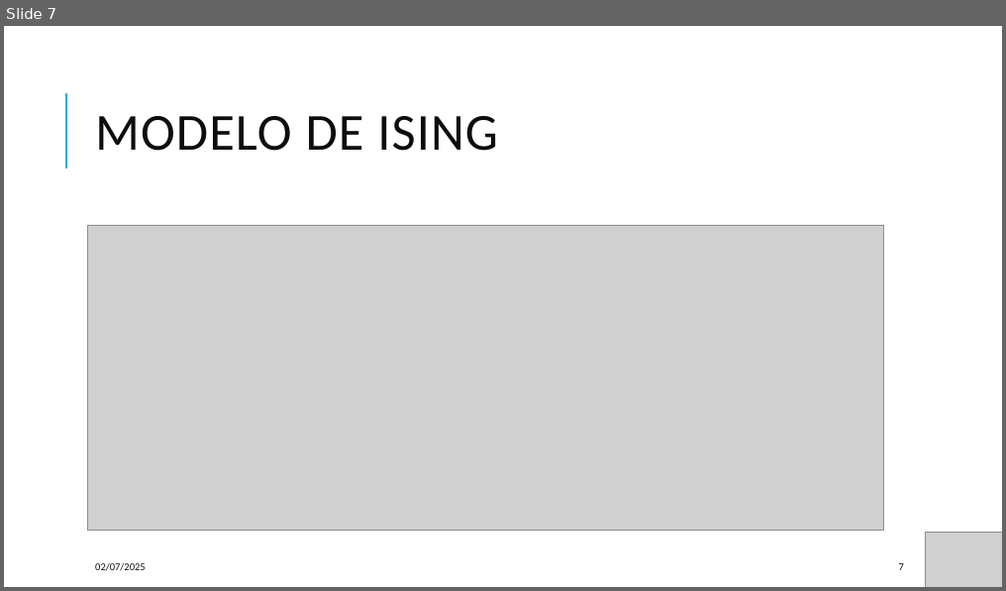
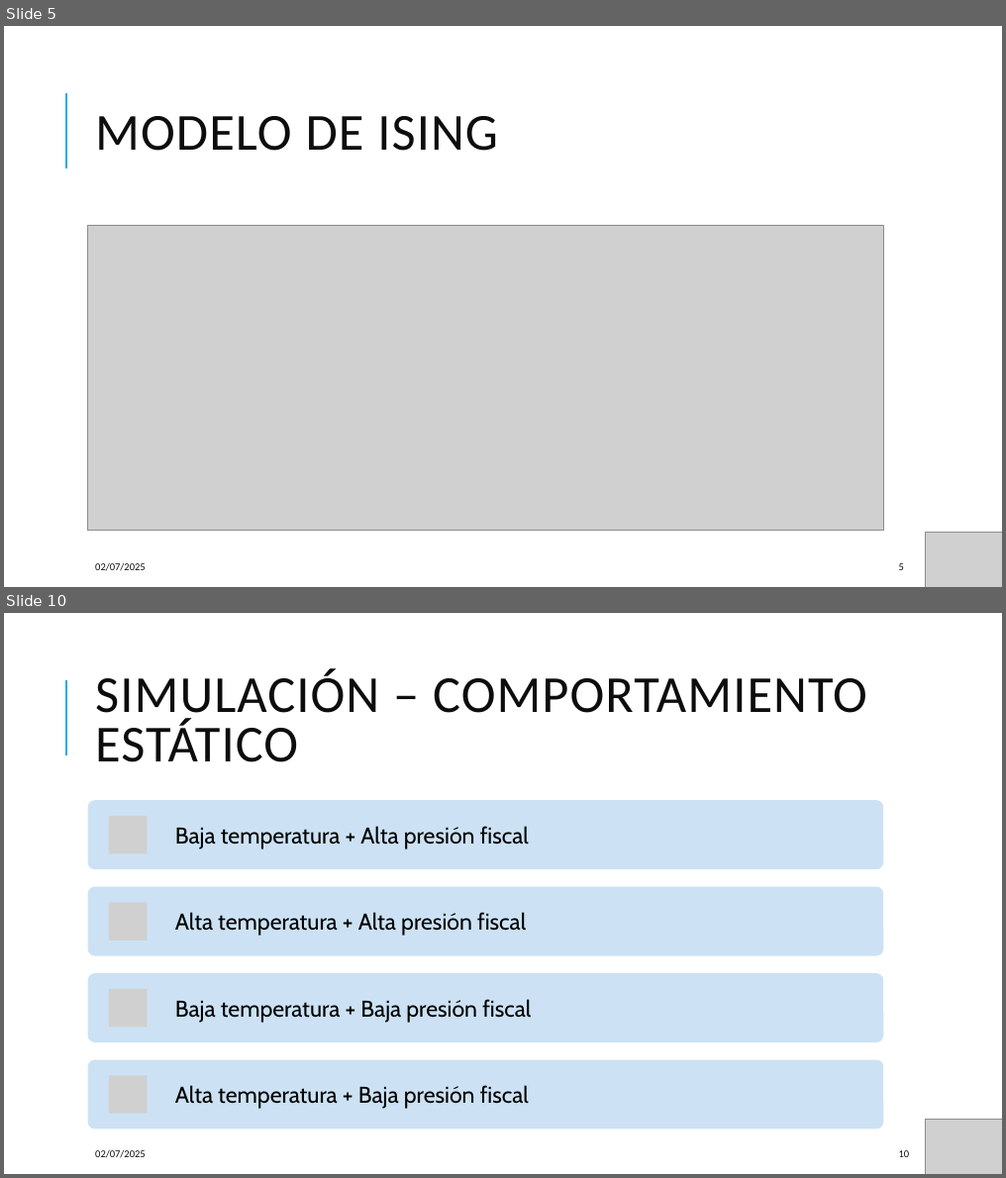
Before and after one commit to mlaloma/TFG_ADE_2, a slide deck: El modelo de ising para analizar la evasion.pptx. Shown one above the other, each under a label of ours: slide 7 before the commit, slides 5 and 10 after it; the slides between them are not shown. The pictures are 1006x591 and 1006x1178 pixels, drawn with LibreOffice and Linux fonts; fonts in the diff are those of the drawing; grey boxes stand for pictures. Boxes give left, top, right and bottom in pixels: in the first picture for what was removed or moved away, otherwise in the second. Text is boxed around its words. In the diff, an @@ line names an element or a change of style, - is before the commit and + after.

```diff
--- a/El modelo de ising para analizar la evasion.pptx
+++ b/El modelo de ising para analizar la evasion.pptx
@@ slide 10 added at [4, 613, 1002, 1174], background #FFFFFF; not listed: 1 template element that a slide beside it also shows @@
@@ title added at [95, 668, 867, 762], 50 pt, text #0D0D0D @@
+SIMULACIÓN – COMPORTAMIENTO ESTÁTICO
@@ group added at [88, 800, 884, 1130]: 4 rounded rectangles, 4 pictures, 4 texts @@
+Baja temperatura + Alta presión fiscal
+Alta temperatura + Alta presión fiscal
+Baja temperatura + Baja presión fiscal
+Alta temperatura + Baja presión fiscal
@@ picture added at [925, 1120, 1002, 1174] @@
@@ text added at [95, 1150, 146, 1158], 10 pt, text #0D0D0D @@
+02/07/2025
@@ page number added at [899, 1151, 910, 1157], 10 pt, text #0D0D0D @@
+10
@@ what was slide 7 is now slide 5 @@
@@ page number at [899, 564, 904, 570]: text changed @@
-7
+5
```
Also in this commit, not shown: 7 slides changed, 3 other slides added.
